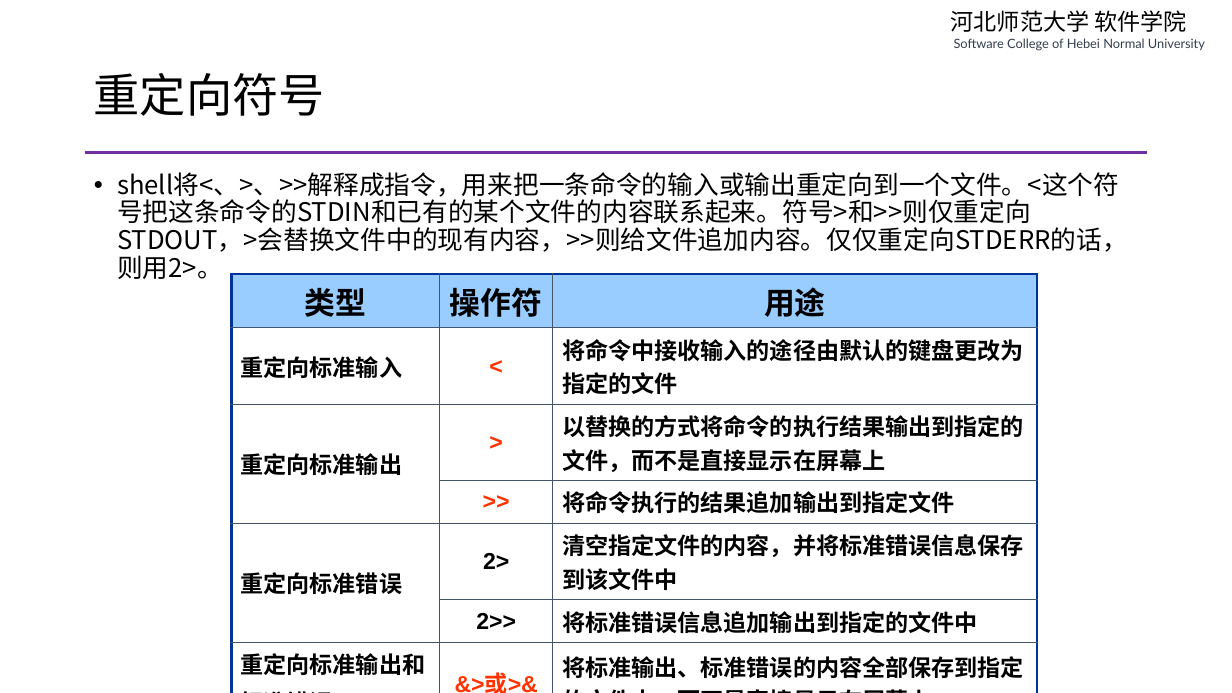
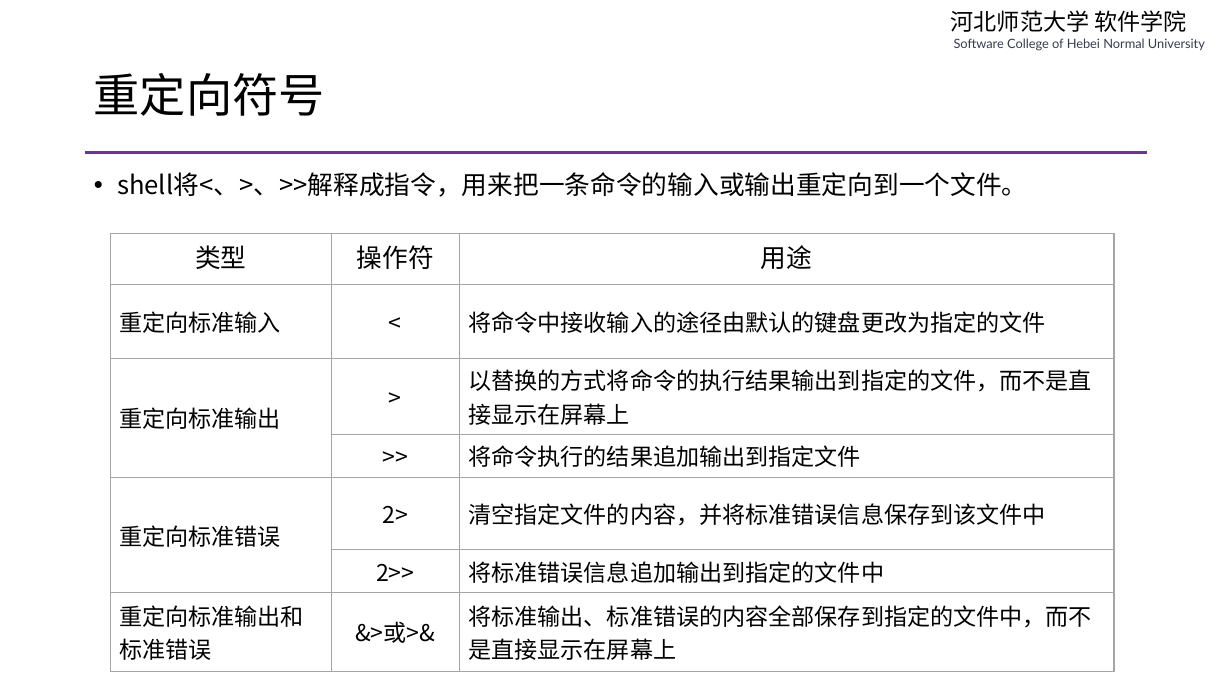
Before and after one commit to edu2act/course-php-serverside-development-on-linux, a slide deck: slide 12 of materials/slides/ch01-review-and-linux.pptx. Drawn at 1232x693 pixels with LibreOffice and Linux fonts; fonts in the diff are those of the drawing. Boxes give left, top, right and bottom in pixels: in the first picture for what was removed or moved away, otherwise in the second. Text is boxed around its words. In the diff, an @@ line names an element or a change of style, - is before the commit and + after.

```diff
--- a/materials/slides/ch01-review-and-linux.pptx
+++ b/materials/slides/ch01-review-and-linux.pptx
@@ text at box(117, 172, 1028, 197): text changed @@
-• shell将<、>、>>解释成指令，用来把一条命令的输入或输出重定向到一个文件。<这个符号把这条命令的STDIN和已有的某个文件的内容联系起来。符号>和>>则仅重定向STDOUT，>会替换文件中的现有内容，>>则给文件追加内容。仅仅重定向STDERR的话，则用2>。
+• shell将<、>、>>解释成指令，用来把一条命令的输入或输出重定向到一个文件。
@@ table at box(110, 233, 1114, 665) @@
-row 7, column 1: 重定向标准输出和 / 标准错误
+row 7, column 1: 重定向标准输出和标准错误
@@ fill #99CCFF to none in row 1 @@
@@ size 24 to 20 pt in "类型", "操作符", "用途" @@
@@ font Arial to Noto Sans CJK SC, bold off @@
@@ text colour #FF3300 to #000000 in "<", ">", ">>", "&>或>&" @@
@@ borders changed @@
@@ table: place and size @@
-table at box(231, 274, 1037, 693)
+table at box(110, 233, 1114, 665)
```
Also in this commit, not shown: 4 other slides changed, 3 other files.
